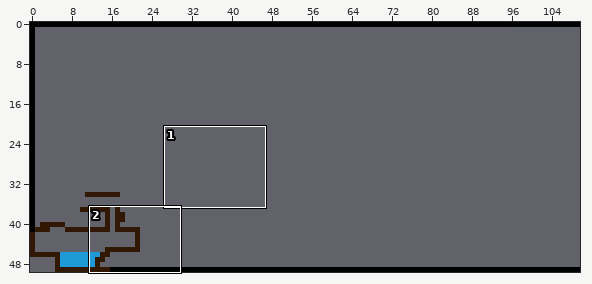
A Tiled map gets an edit: static/assets/tilemap/Tilemap_Master.tmx. Above, an overview of the earlier version with the close-up marked.
Close-up. Old version:
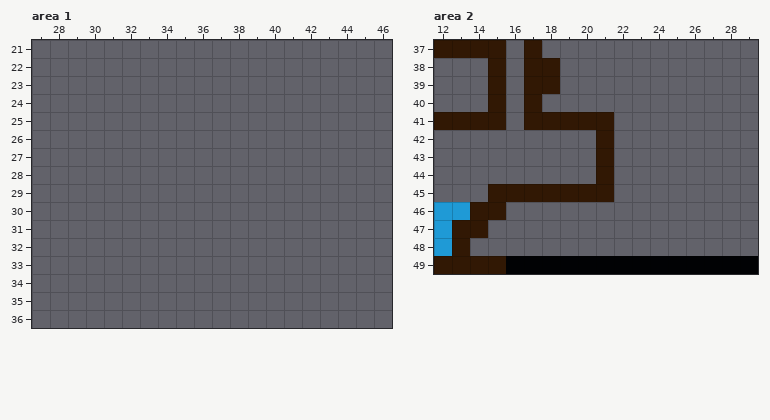
Cells are 32x32 px. Shown: area 1 x 27..46, y 21..36; area 2 x 12..29, y 37..49. The commit also changed other parts of the map, which this record leaves out.
New version:
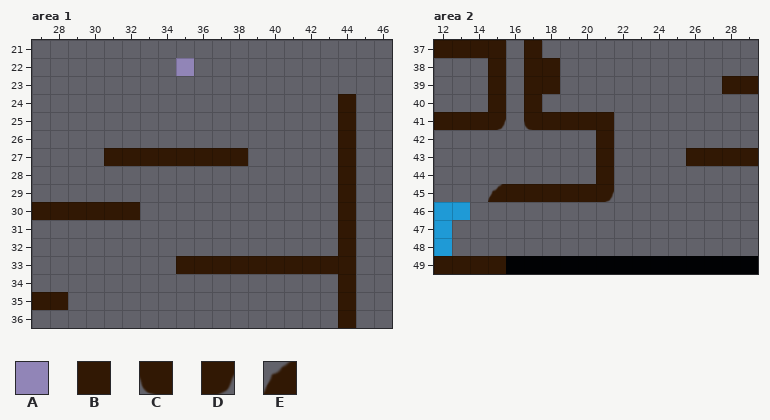
Key: from "MasterTileset": A 7, B 14, C 16, D 17, E 18.
_ is an empty cell.
Tiles replaced or removed in this view: B.
What changed:
Changed rows in their new state; . is an unchanged cell.
Layer "TileArea", area 1:
first column x 27:
22 ........A.........
24 .................B
25 .................B
26 .................B
27 ....BBBBBBBB.....B
28 .................B
29 .................B
30 BBBBBB...........B
31 .................B
32 .................B
33 ........BBBBBBBBBB
34 .................B
35 BB...............B
36 .................B
Layer "TileArea", area 2:
first column x 13:
39 ...............BB
41 ..D.C............
43 .............BBBB
45 ..E.....D........
46 .__..............
47 __...............
48 _................
Changed places in both close-ups, as pixel boxes (x1, y1, x2, y2):
added: (176, 58, 194, 76)
added: (32, 94, 356, 328)
added: (722, 76, 758, 94)
changed: (497, 119, 506, 130)
changed: (524, 121, 532, 130)
added: (686, 148, 758, 166)
changed: (452, 184, 506, 256)
changed: (605, 191, 614, 202)
